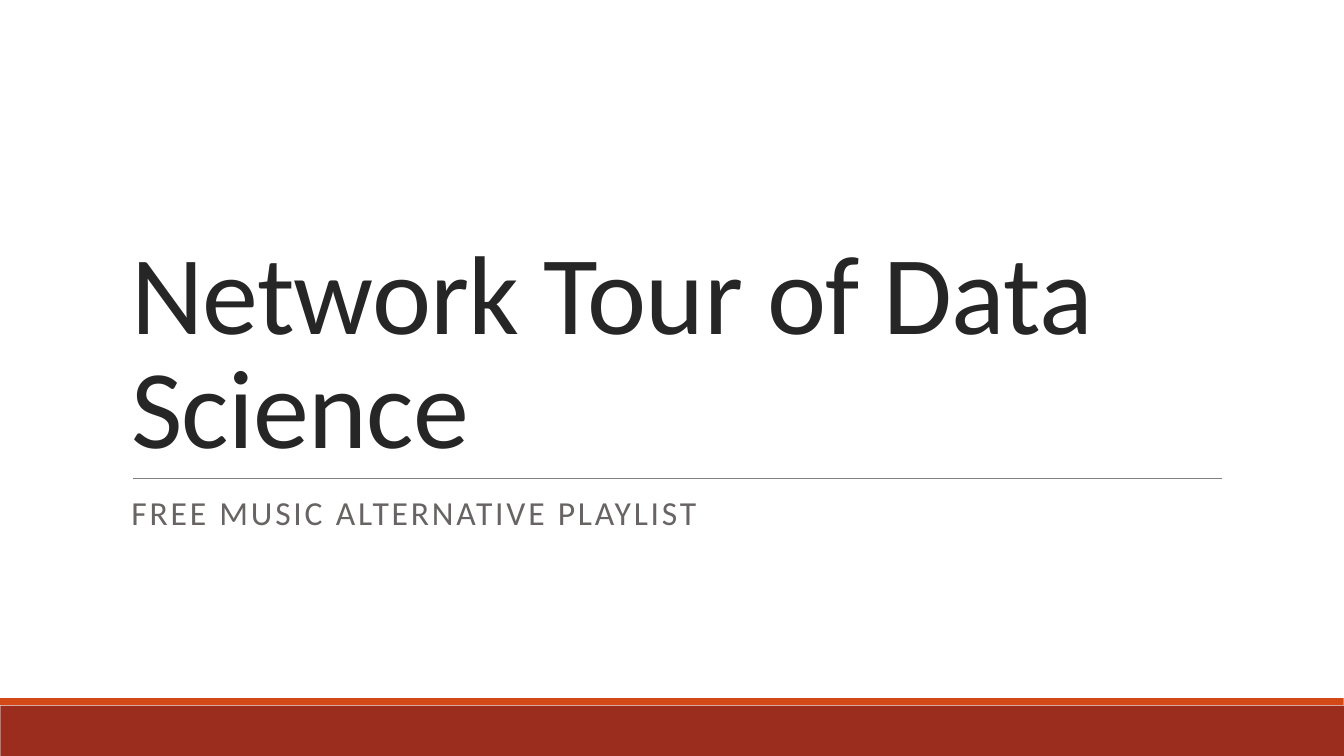
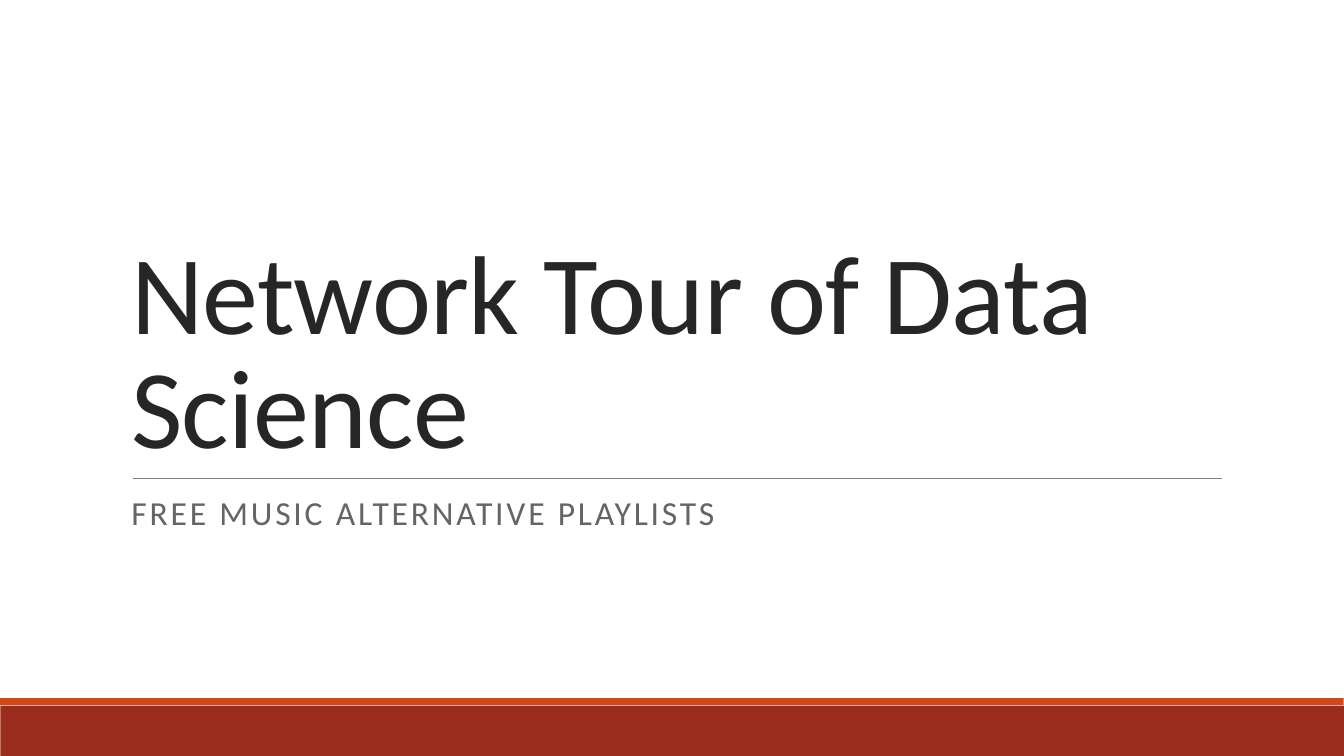
Before and after one commit to TTimTT/NTDS_Project, a slide deck: slide 1 of Project/Oral/Project_Presentation.pptx. Drawn at 1344x756 pixels with LibreOffice and Linux fonts; fonts in the diff are those of the drawing. Boxes give left, top, right and bottom in pixels: in the first picture for what was removed or moved away, otherwise in the second. Text is boxed around its words. In the diff, an @@ line names an element or a change of style, - is before the commit and + after.

```diff
--- a/Project/Oral/Project_Presentation.pptx
+++ b/Project/Oral/Project_Presentation.pptx
@@ subtitle at <box>131,503,715,525</box>: text changed @@
-FREE MUSIC ALTERNATIVE PLAYLIST
+FREE MUSIC ALTERNATIVE PLAYLISTS
```
Also in this commit, not shown: 3 other slides changed, 4 slides added, 4 slides removed.
